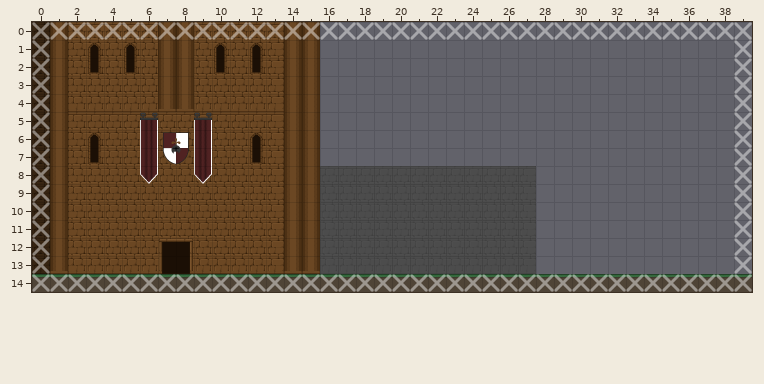
Tiled map -- res/level01/main.tmx. The picture above is the old version.
Cells are 64x64 px. Shown: x 0..39, y 0..14.
After:
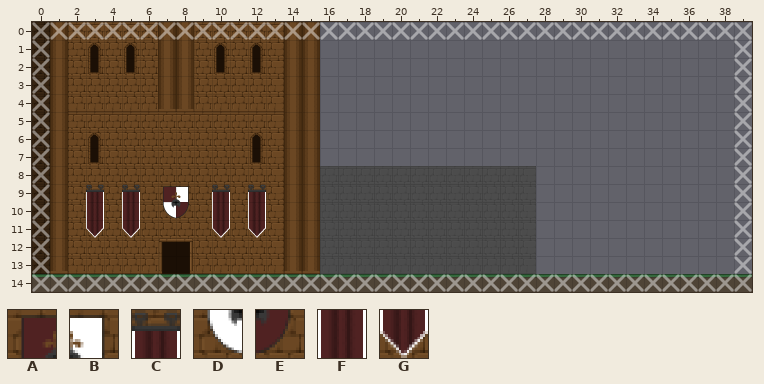
Key: from "castle_ext": A 60, B 61, C 62, D 70, E 71, F 72, G 82.
_ is an empty cell, . an unchanged one.
Tiles of an added or newly shown layer are drawn over the layers below it.
See-through tiles are keyed as they look on the map.
Commit: Added decoration layer to tilemap. All layers are now optional
From old to new:
--- layer "decoration" (added)
@@ x 3..12 @@
- 9 _._.__._._
-10 _._.__._._
-11 _._...._._
+ 9 C.C.AB.C.C
+10 F.F.DE.F.F
+11 G.G....G.G
--- layer "foreground"
@@ x 6..9 @@
- 5 C..C
- 6 FABF
- 7 FDEF
- 8 G..G
+ 5 _.._
+ 6 ____
+ 7 ____
+ 8 _.._
Changed places in both pictures, as pixel boxes (x1, y1, x2, y2):
changed: (122, 112, 230, 238)
added: (86, 184, 104, 238)
added: (248, 184, 266, 238)
